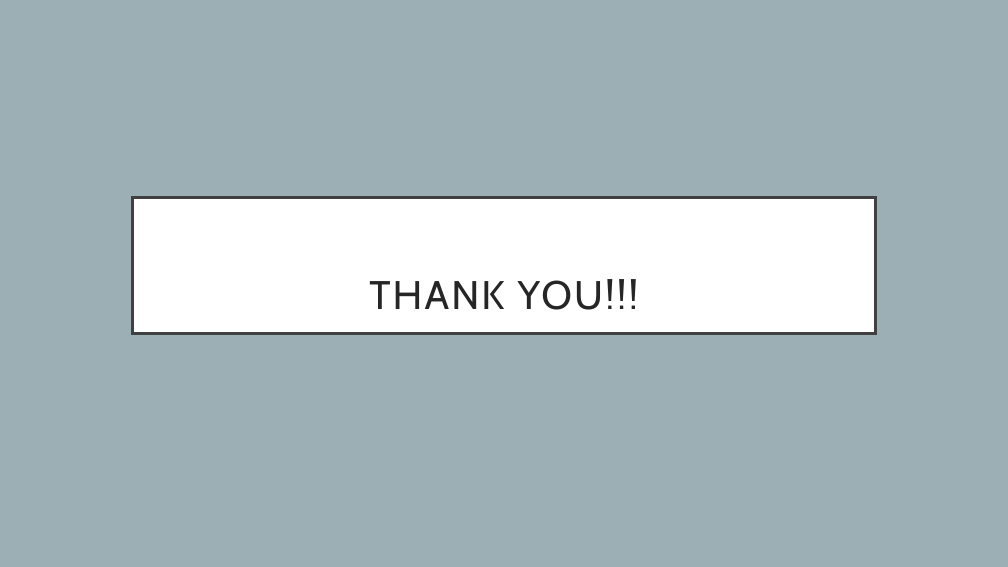
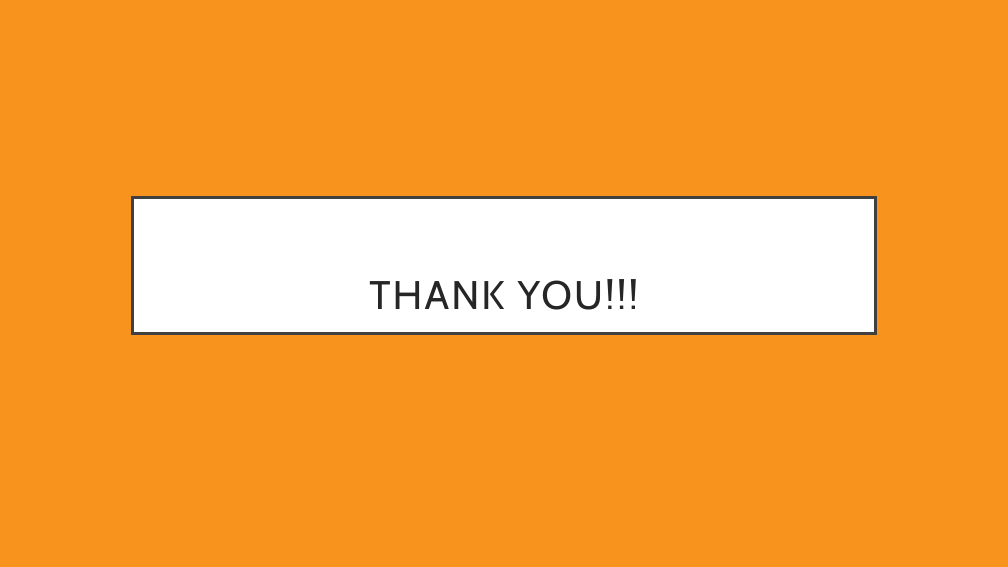
Before and after one commit to LachlanPotter33/Proj-4-Group-3, a slide deck: slide 23 of Presentation.pptx (slide 15 before the commit). Drawn at 1008x567 pixels with LibreOffice and Linux fonts; fonts in the diff are those of the drawing. Boxes give left, top, right and bottom in pixels: in the first picture for what was removed or moved away, otherwise in the second. Text is boxed around its words. In the diff, an @@ line names an element or a change of style, - is before the commit and + after.

```diff
--- a/Presentation.pptx
+++ b/Presentation.pptx
@@ background #9BAFB5 to #F8931D @@
```
Also in this commit, not shown: 11 other slides changed, 11 slides added, 3 slides removed, 5 other files.
